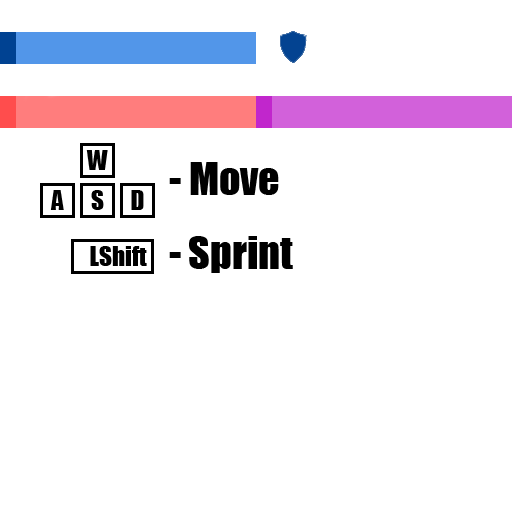
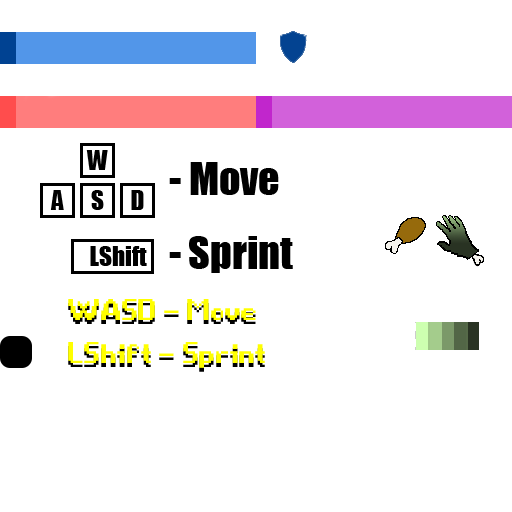
The second 512 × 512 image is a revision of the first. Changes to its layers:
added layer "Layer 9" above "Hand" over [415, 322, 479, 350]
added group "Hand" with 3 layers above "LShift - Sprint" over [436, 215, 484, 267]
added layer "Colors" in group "Hand" over [437, 216, 477, 258]
added layer "Hand Edge" in group "Hand" over [436, 215, 479, 260]
added layer "Zombie Bone" in group "Hand" over [469, 251, 484, 267]
added layer "LShift - Sprint" above "WASD - Move" over [68, 342, 265, 368]
added layer "WASD - Move" above "Food" over [68, 299, 256, 320]
added layer "Food" above "Rounded Rectangle 1" over [385, 217, 428, 254]
added layer "Rounded Rectangle 1" above "Layer 7" over [0, 336, 32, 368]
